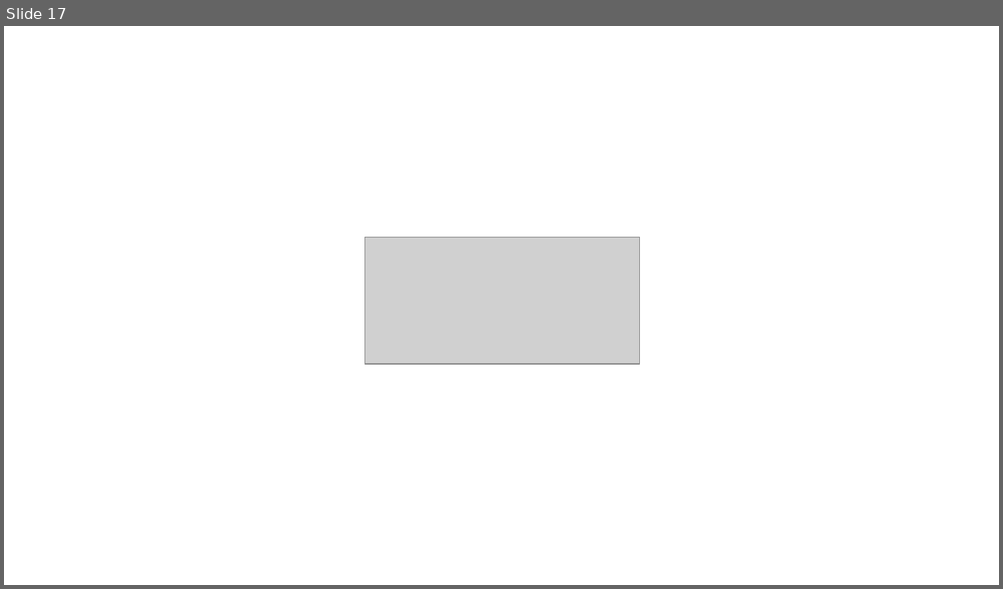
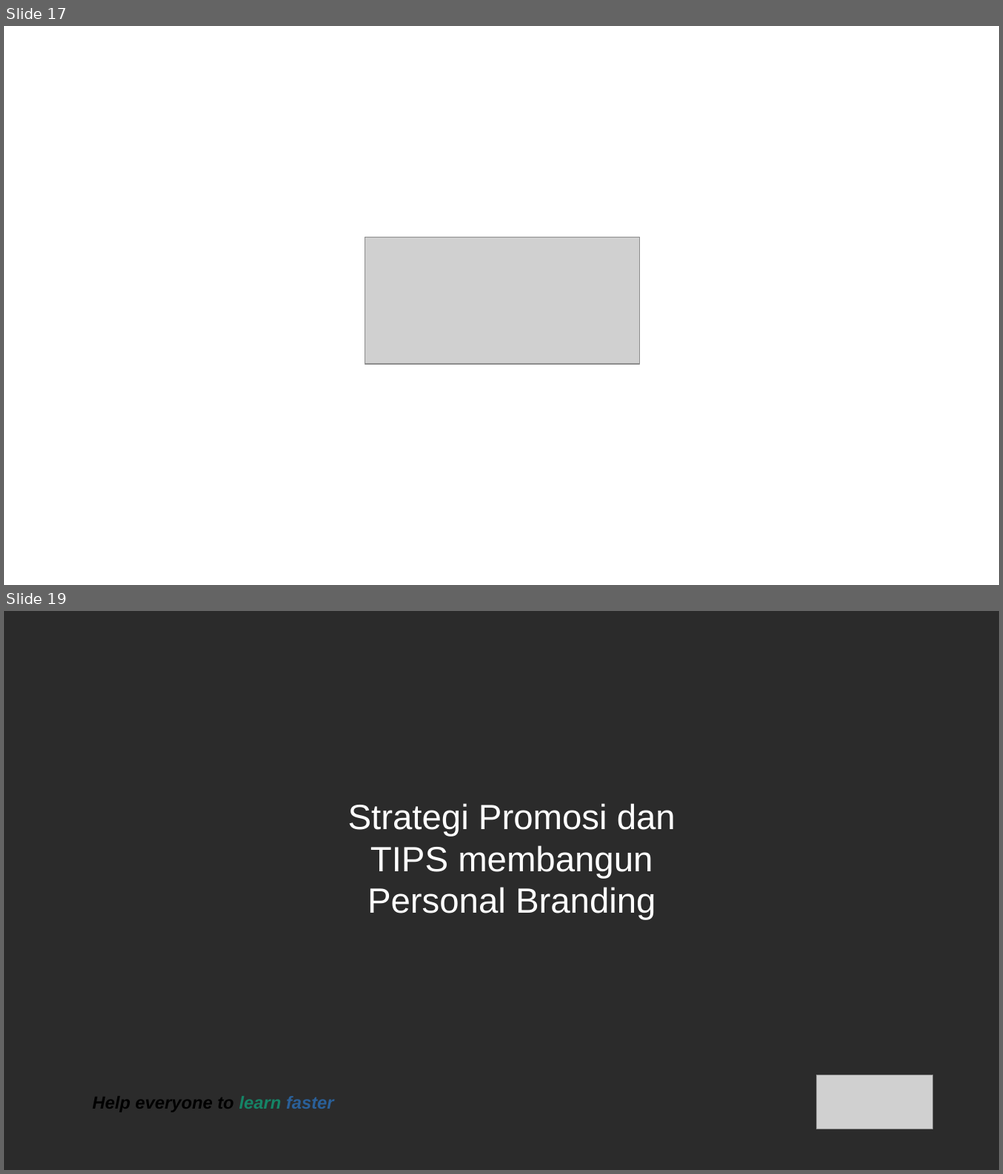
Before and after one commit to jejaksaid/course-flc, a slide deck: personal-branding/slide.odp. Shown one above the other, each under a label of ours: slide 17 before the commit, slides 17 and 19 after it; the slides between them are not shown. The pictures are 1003x589 and 1003x1174 pixels, drawn with LibreOffice and Linux fonts; fonts in the diff are those of the drawing; grey boxes stand for pictures; background and template pictures are left out; a plain dark background stands for a picture behind light text. Boxes give left, top, right and bottom in pixels: in the first picture for what was removed or moved away, otherwise in the second. Text is boxed around its words. In the diff, an @@ line names an element or a change of style, - is before the commit and + after.

Commit message:
edited personal branding

```diff
--- a/personal-branding/slide.odp
+++ b/personal-branding/slide.odp
@@ slide 19 added at (4, 611, 999, 1170), background picture (left out) @@
@@ title added at (348, 803, 675, 920), 28 pt, text #FFFFFF @@
+Strategi Promosi dan
+TIPS membangun
+Personal Branding
@@ picture added at (817, 1076, 933, 1130) @@
@@ text added at (92, 1096, 334, 1112), 14 pt, text #000000, bold, italic @@
+Help everyone to learn faster
```
Also in this commit, not shown: 1 other slide added, 3 other files.
